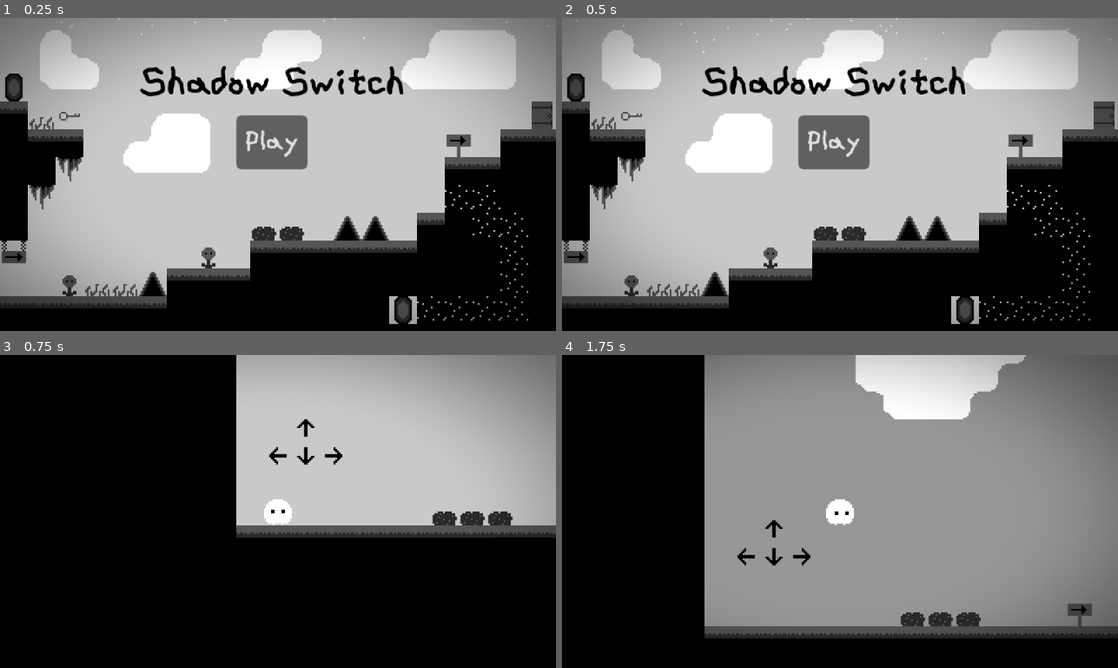
Above: before the commit, frames 1-4 (two rows, left to right).
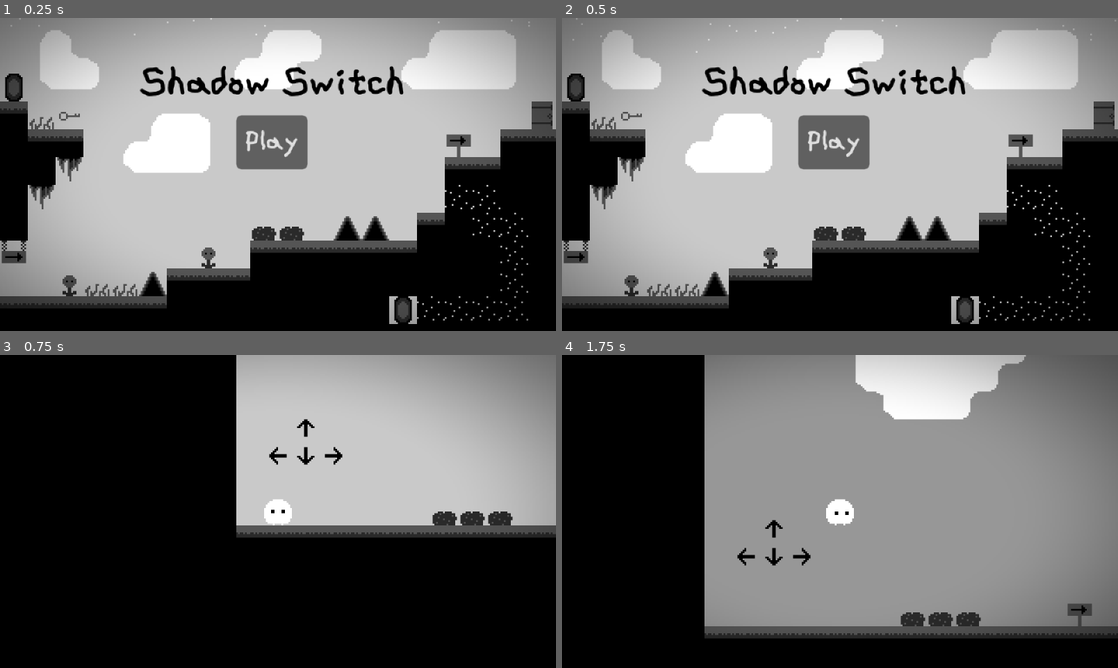
Above: after the commit, the same moments.

Repository: Shadow-Switch/Shadow-Switch
Game: Godot game, scene res://scenes/main.tscn
Two runs of this game, one before a commit and one after it. Both use one fixed random seed, a clock stepped at 60 frames per second and the inputs below.
Inputs:
- Up to frame 1 (0.25 s): no input
- Up to frame 2 (0.5 s): no input
- Up to frame 3 (0.75 s): click "Play" at 0.5 s
- Up to frame 4 (1.75 s): tap Enter (ui_accept) at 1.25 s; hold D (move_right) from 1.28 s (still down); tap X (switch_dimension) at 1.35 s; tap W (jump) at 1.52 s

The runs differ from the first frame. In frame 1, less than 0.1% of the frame differs, in the area x 1-99%, y 0-7%; in frame 2, less than 0.1%, in the area x 1-100%, y 0-14%; in frame 3, nothing differs; in frame 4, nothing differs.

Commit message:
Use timer-based snow generation
Replace continuous per-frame snow generation with a timer-based approach using a 0.01 second interval. Snow instances now wait 1 second after landing before being freed. This provides better control over generation rate and performance. Also removed uid attribute from player script reference.

Diff:
--- a/scenes/main.tscn
+++ b/scenes/main.tscn
@@ -47,6 +47,10 @@
 
 [node name="SnowGenerator" type="Node" parent="." unique_id=1484635668]
 script = ExtResource("3_tbgi4")
+
+[node name="Timer" type="Timer" parent="SnowGenerator" unique_id=501301035]
+wait_time = 0.009999999999999998
+autostart = true
 
 [node name="TileMapLayer" type="TileMapLayer" parent="." unique_id=1068689370]
 z_index = 1
@@ -102,4 +106,5 @@
 autoplay = true
 parameters/looping = true
 
+[connection signal="timeout" from="SnowGenerator/Timer" to="SnowGenerator" method="_on_timer_timeout"]
 [connection signal="pressed" from="Button" to="." method="_on_button_pressed"]
--- a/scripts/snow.gd
+++ b/scripts/snow.gd
@@ -5,6 +5,7 @@
 
 func _physics_process(_delta):
 	if is_on_floor():
+		await get_tree().create_timer(1.0).timeout
 		queue_free()
 	else:
 		position.y += speed
--- a/scripts/snow_generator.gd
+++ b/scripts/snow_generator.gd
@@ -3,8 +3,7 @@
 var snow = preload("res://scenes/snow.tscn")
 
 
-func _process(_delta):
-	for i in range(1):
-		var snow_instance = snow.instantiate()
-		snow_instance.position = Vector2(randi() % 319, 0)
-		add_child(snow_instance)
+func _on_timer_timeout():
+	var snow_instance = snow.instantiate()
+	snow_instance.position = Vector2(randi() % 319, 0)
+	add_child(snow_instance)
Not shown: 1 places in scenes/player.tscn that only renumber resources
